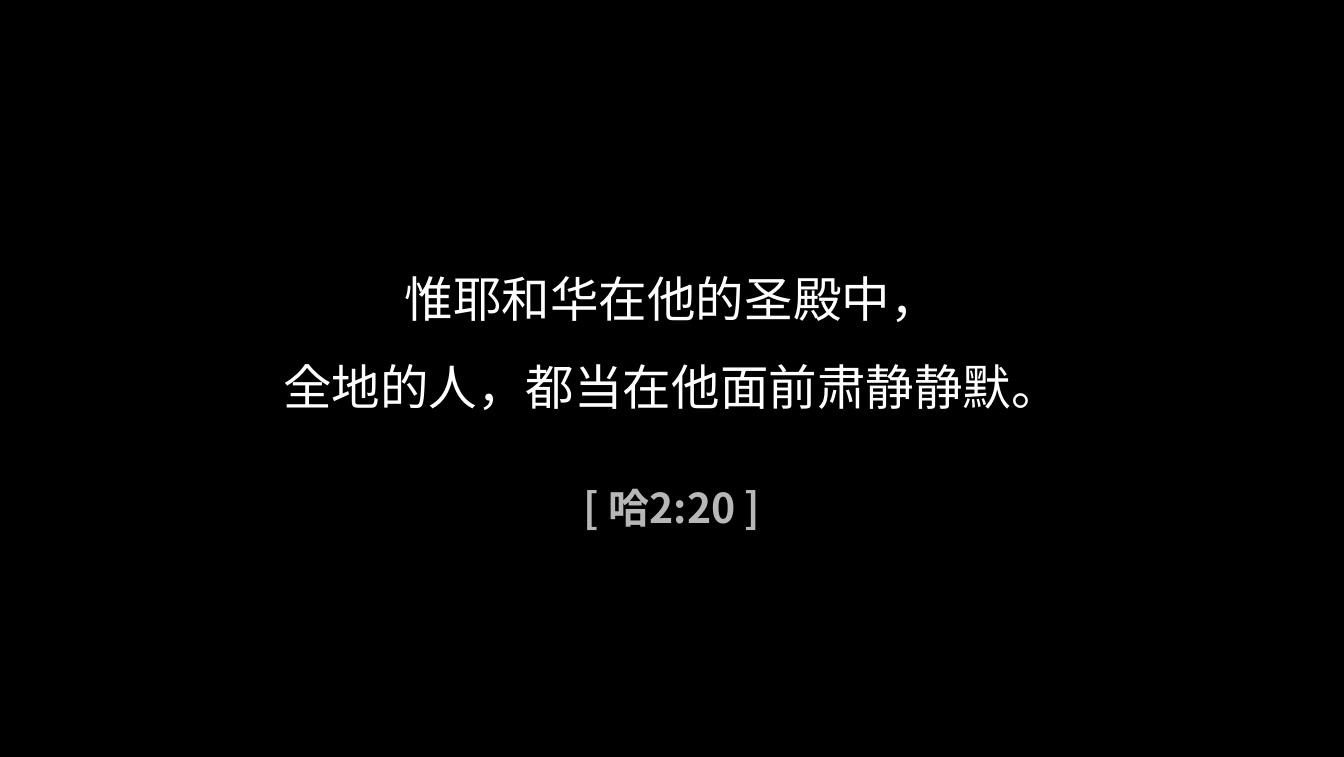
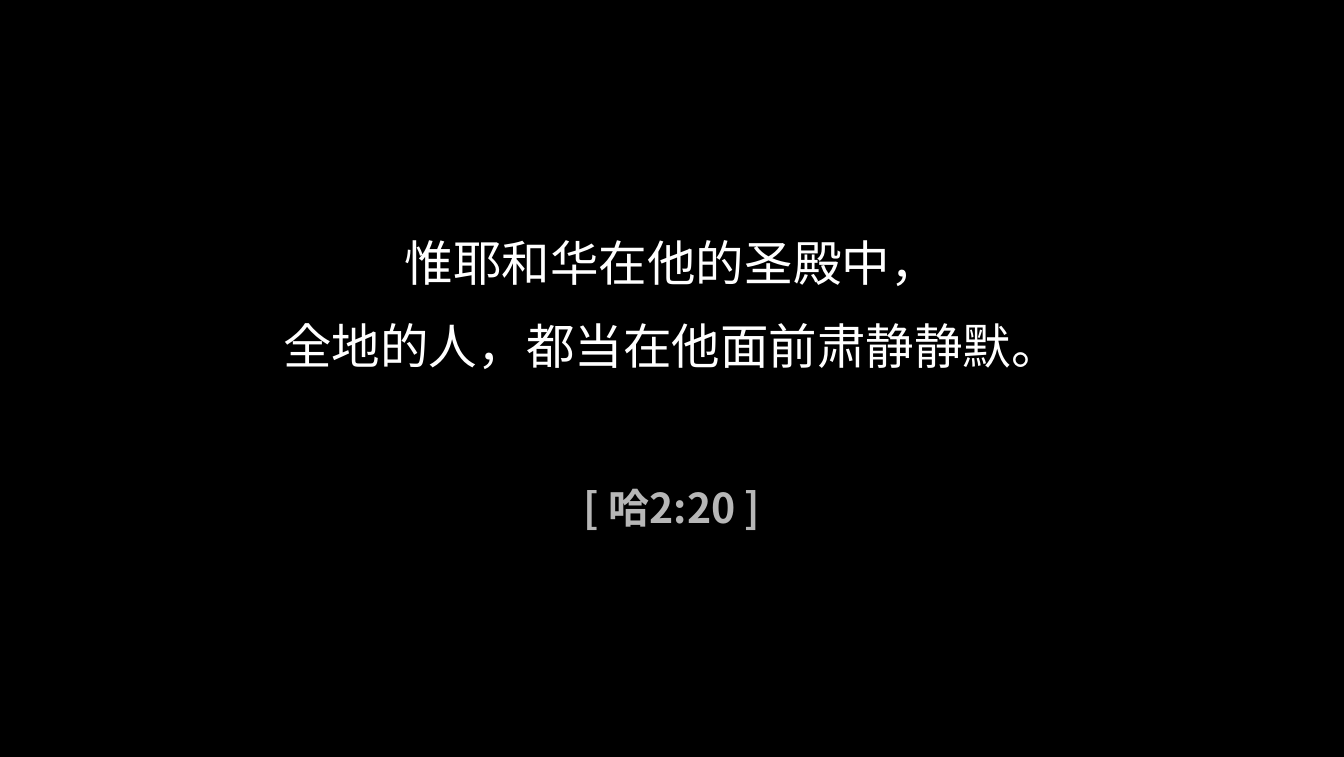
Before and after one commit to lengerrong/sundayapp, a slide deck: slide 1 of templates/worship.pptx. Drawn at 1344x757 pixels with LibreOffice and Linux fonts; fonts in the diff are those of the drawing. Boxes give left, top, right and bottom in pixels: in the first picture for what was removed or moved away, otherwise in the second. Text is boxed around its words. In the diff, an @@ line names an element or a change of style, - is before the commit and + after.

```diff
--- a/templates/worship.pptx
+++ b/templates/worship.pptx
@@ title at box(405, 240, 939, 286): text changed @@
-惟耶和华在他的圣殿中，
-全地的人，都当在他面前肃静静默。
+惟耶和华在他的圣殿中，
@@ text added at box(283, 323, 1060, 369), 26 pt, text #FFFFFF @@
+全地的人，都当在他面前肃静静默。
```
Also in this commit, not shown: 3 other slides changed, 7 slides removed, 4 other files.
